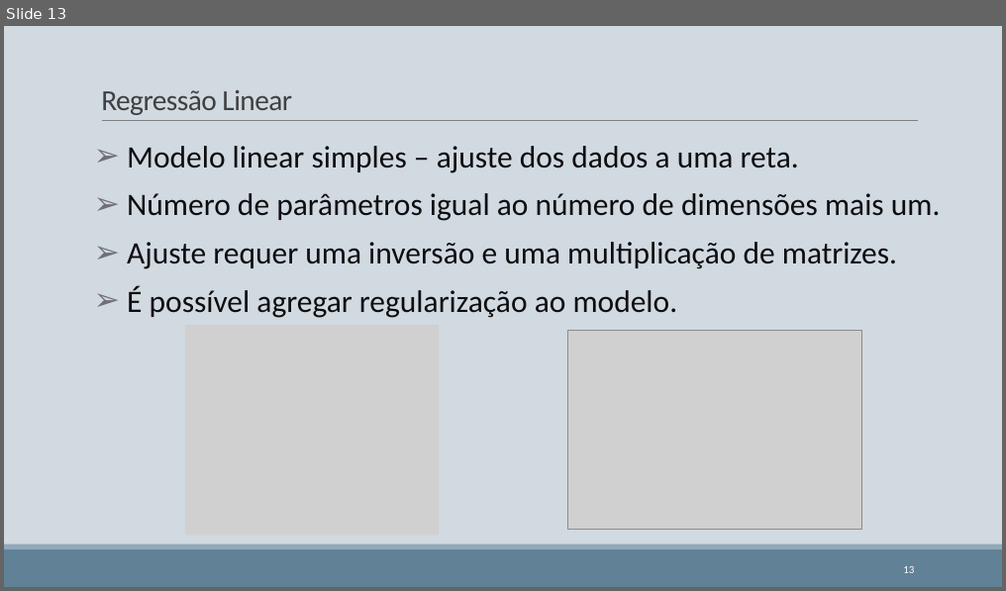
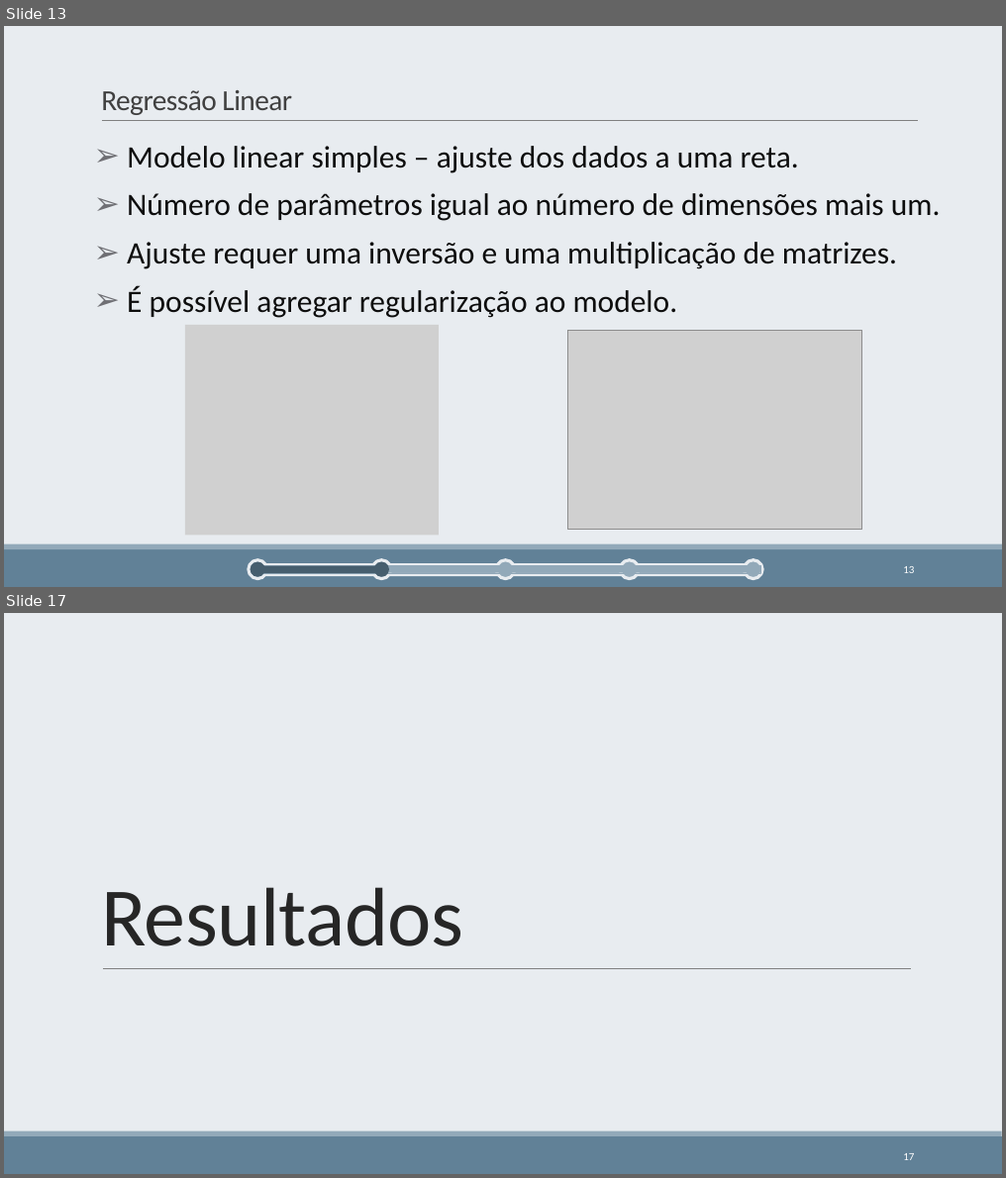
Before and after one commit to cmbhjv/TCC-Latex, a slide deck: TCC-Pres/Seleção Incremental de Variáveis utilizando Preditores Lineares e.pptx. Shown one above the other, each under a label of ours: slide 13 before the commit, slides 13 and 17 after it; the slides between them are not shown. The pictures are 1006x591 and 1006x1178 pixels, drawn with LibreOffice and Linux fonts; fonts in the diff are those of the drawing; grey boxes stand for pictures. Boxes give left, top, right and bottom in pixels: in the first picture for what was removed or moved away, otherwise in the second. Text is boxed around its words. In the diff, an @@ line names an element or a change of style, - is before the commit and + after.

```diff
--- a/TCC-Pres/Seleção Incremental de Variáveis utilizando Preditores Lineares e.pptx
+++ b/TCC-Pres/Seleção Incremental de Variáveis utilizando Preditores Lineares e.pptx
@@ slide 17 added at (4, 613, 1002, 1174), background #E8ECF0; not listed: 2 template elements that a slide beside it also shows @@
@@ title added at (101, 887, 463, 947), 80 pt, text #262626 @@
+Resultados
@@ line added from (103, 968) to (912, 968), #808080 0.5 pt @@
@@ page number added at (903, 1154, 914, 1160), 10.5 pt, text #FFFFFF @@
+17
@@ slide 13 changed as well @@
@@ background #D1D9E1 to #E8ECF0 @@
@@ ellipse added at (251, 562, 265, 577), fill #465E6E @@
@@ group added at (249, 561, 763, 579): 5 ellipses, 1 rounded rectangle, 1 rectangle @@
@@ rectangle added at (261, 567, 386, 574), fill #465E6E @@
@@ ellipse added at (371, 565, 381, 574), fill #465E6E @@
@@ ellipse added at (374, 562, 389, 577), fill #465E6E @@
```
Also in this commit, not shown: 15 other slides changed, 1 other slide added, 1 slide removed.
